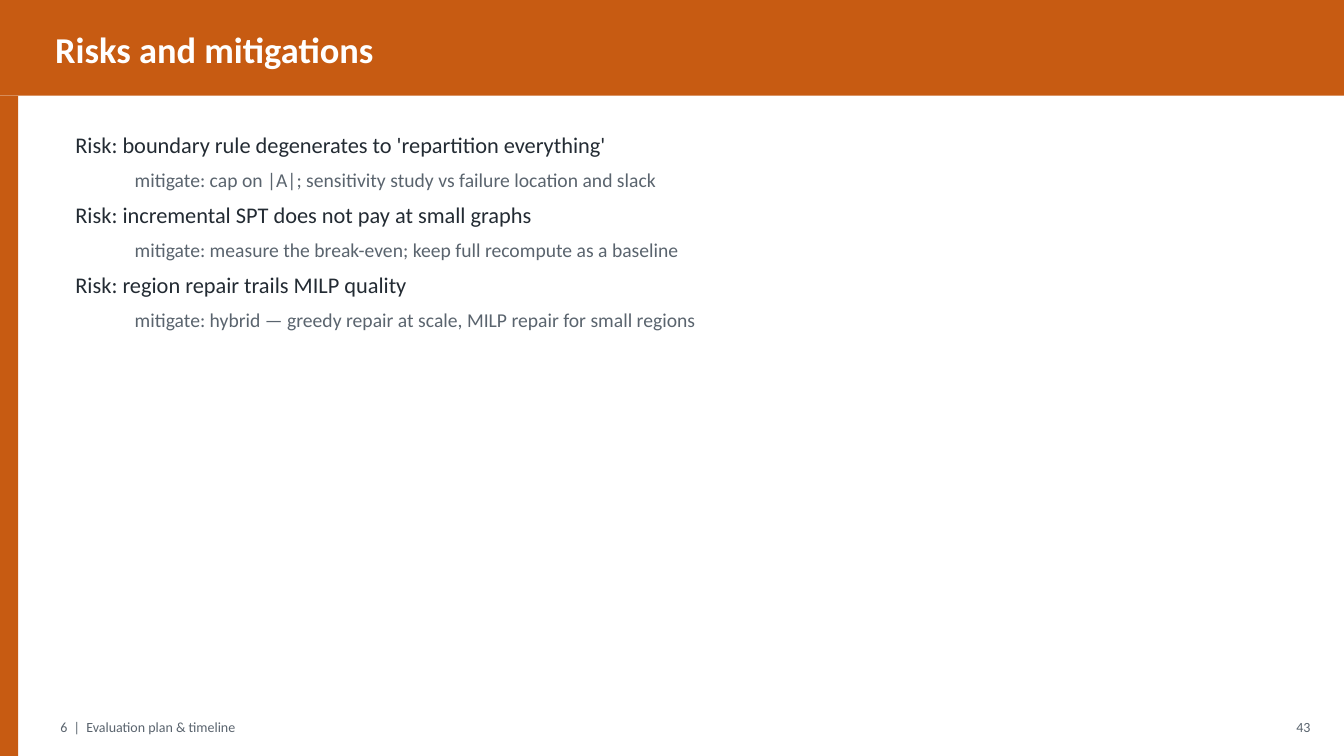
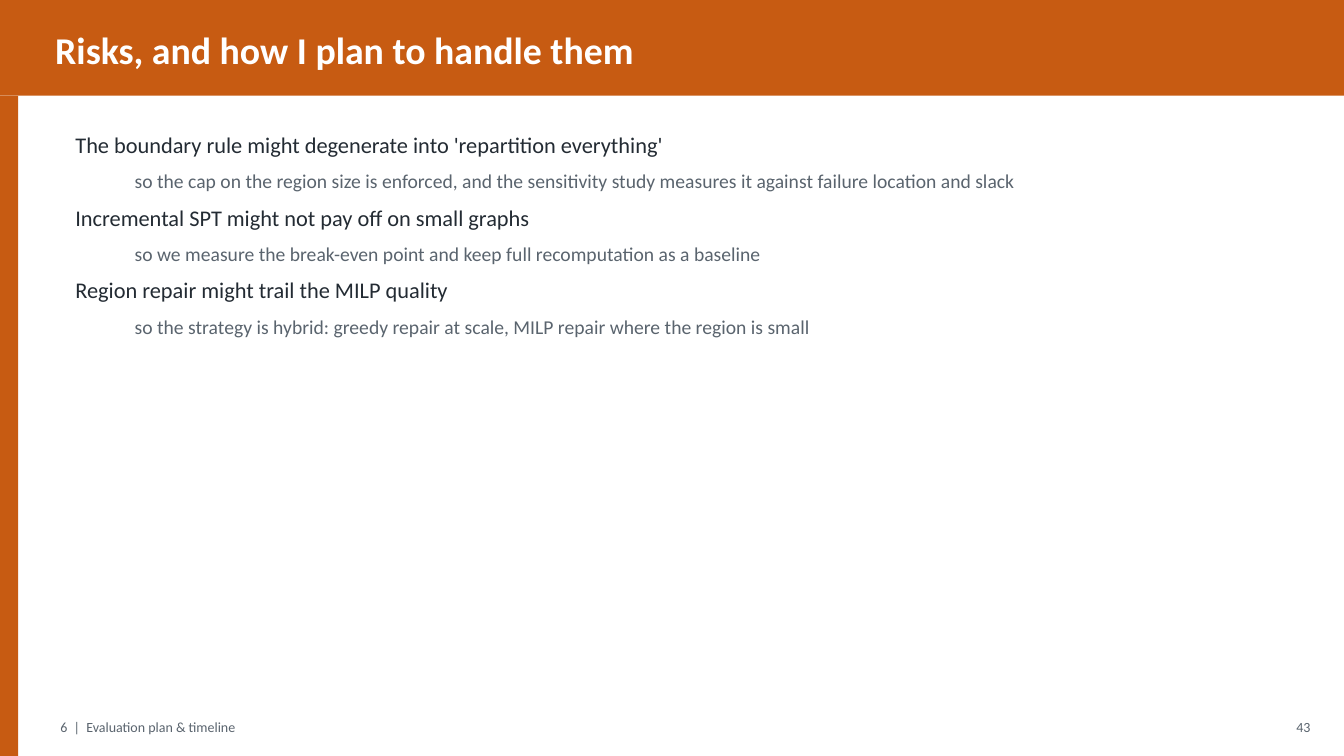
Before and after one commit to gayanigupta/data-aware-scheduling, a slide deck: slide 44 of slides/data-aware-scheduling.pptx. Drawn at 1344x756 pixels with LibreOffice and Linux fonts; fonts in the diff are those of the drawing. Boxes give left, top, right and bottom in pixels: in the first picture for what was removed or moved away, otherwise in the second. Text is boxed around its words. In the diff, an @@ line names an element or a change of style, - is before the commit and + after.

Commit message:
Humanize slide text, enlarge fonts, list both advisors

```diff
--- a/slides/data-aware-scheduling.pptx
+++ b/slides/data-aware-scheduling.pptx
@@ text at <box>55,37,633,70</box>: text changed; size 26 to 27 pt @@
-Risks and mitigations
+Risks, and how I plan to handle them
@@ text at <box>75,137,1014,338</box>: text changed @@
-Risk: boundary rule degenerates to 'repartition everything'
-  mitigate: cap on |A|; sensitivity study vs failure location and slack
-Risk: incremental SPT does not pay at small graphs
-  mitigate: measure the break-even; keep full recompute as a baseline
-Risk: region repair trails MILP quality
-  mitigate: hybrid — greedy repair at scale, MILP repair for small regions
+The boundary rule might degenerate into 'repartition everything'
+  so the cap on the region size is enforced, and the sensitivity study measures it against failure location and slack
+Incremental SPT might not pay off on small graphs
+  so we measure the break-even point and keep full recomputation as a baseline
+Region repair might trail the MILP quality
+  so the strategy is hybrid: greedy repair at scale, MILP repair where the region is small
```
Also in this commit, not shown: 44 other slides changed, 1 other file.
